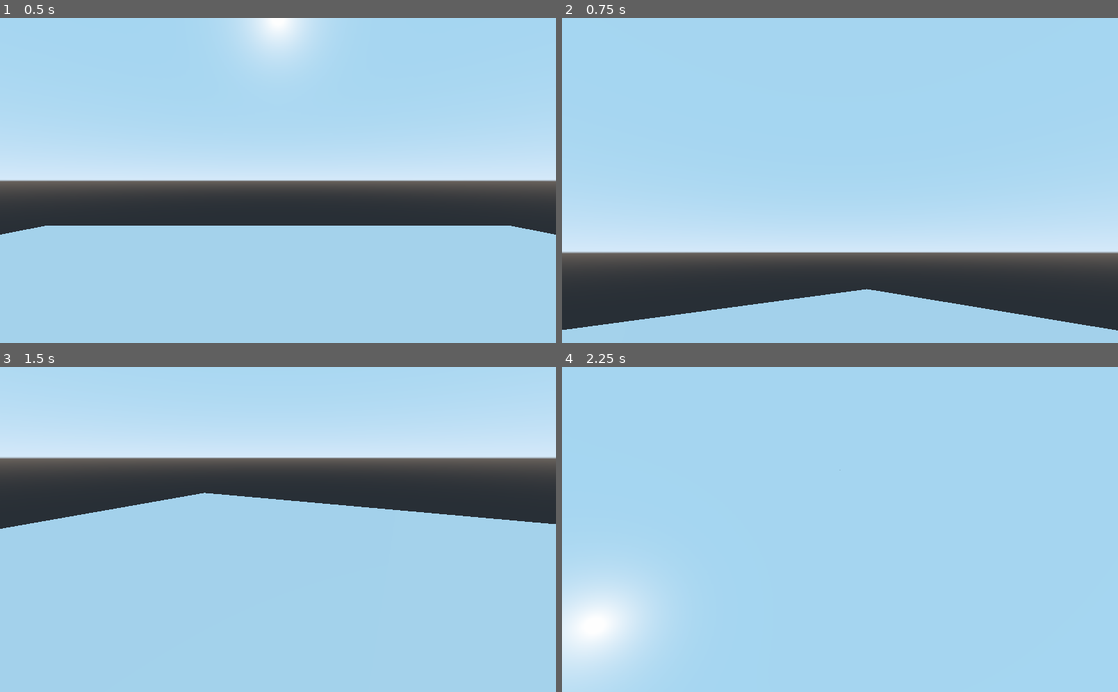
Above: before the commit, frames 1-4 (two rows, left to right).
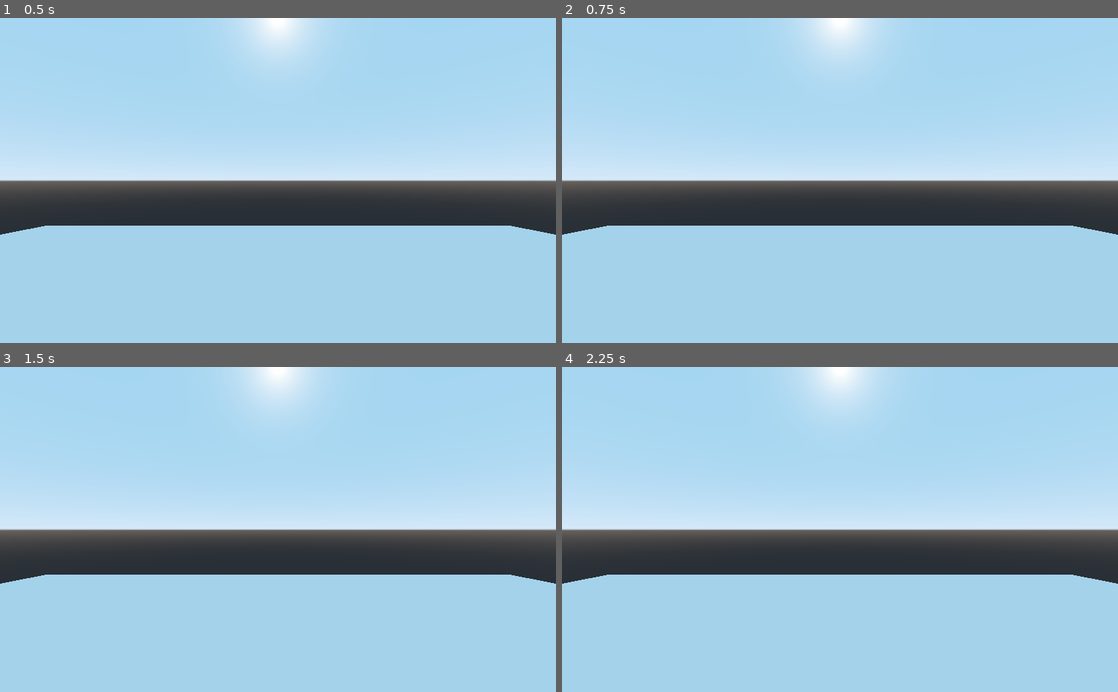
Above: after the commit, the same moments.

Repository: DefaultV/GodotServer
Game: Godot game, scene res://World.tscn
Same seed, same stepped clock (60 frames per second), same inputs: the game is played once before the commit and once after it.
Inputs (mouse positions are in pixels of both pictures, inside the frame that each line leads up to):
- Up to frame 1 (0.5 s): no input
- Up to frame 2 (0.75 s): tap Enter at 0.5 s; move the mouse to (962, 164) at 0.52 s; click (962, 164) at 0.67 s
- Up to frame 3 (1.5 s): tap Space at 1.25 s; move the mouse to (166, 545) at 1.27 s; click (166, 545) at 1.42 s
- Up to frame 4 (2.25 s): tap Enter at 2 s; move the mouse to (895, 458) at 2.02 s; click (895, 458) at 2.17 s

Frame 1 is identical in both runs. In frame 2, 48% of the frame differs, in the area x 0-100%, y 0-97%; in frame 3, 44%; in frame 4, 29%.

Commit message:
Player interactions

Diff:
--- a/Player.gd
+++ b/Player.gd
@@ -1,27 +1,44 @@
-extends Camera
+extends RigidBody
 
+export var speed = 0.1;
+export var rot_speed = 0.85;
+export var max_velocity = 0.4;
+export var mouse_sensitivity = Vector2(0.002, 0.003);
 
-# Declare member variables here. Examples:
-# var a = 2
-# var b = "text"
-
-var network;
+var velocity = Vector3.ZERO
+var anchor;
+var camera;
 # Called when the node enters the scene tree for the first time.
 func _ready():
-	network = get_node("/root/World/Network");
-	#Input.MOUSE_MODE_HIDDEN
-	Input.MOUSE_MODE_CAPTURED
+	anchor = get_node("Camera_anchor");
+	camera = get_node("Camera_anchor/Camera");
+	Input.set_mouse_mode(Input.MOUSE_MODE_CAPTURED);
 
 
 # Called every frame. 'delta' is the elapsed time since the previous frame.
-#func _process(delta):
-#	pass
+func _physics_process(delta):
+	get_input(delta)
+	if (velocity.length() >= max_velocity):
+		apply_central_impulse(velocity.normalized() * max_velocity);
+	else:
+		apply_central_impulse(velocity);
+
+func get_input(delta):
+	var vy = velocity.y
+	velocity = Vector3.ZERO
+	if Input.is_action_pressed("w"):
+		velocity += -anchor.transform.basis.z * speed;
+	if Input.is_action_pressed("s"):
+		velocity += anchor.transform.basis.z * speed;
+	if Input.is_action_pressed("d"):
+		velocity += anchor.transform.basis.x * speed;
+	if Input.is_action_pressed("a"):
+		velocity += -anchor.transform.basis.x * speed;
+	velocity.y = vy
 
 func _input(event):
-   # Mouse in viewport coordinates.
-	if event is InputEventMouseButton:
-		if event.pressed:
-			network.send("0Hello from Godot!");
-	elif event is InputEventMouseMotion:
-		get_parent().rotate_y(-event.relative.x * 0.01);
-		rotate_x(-event.relative.y * 0.01)
+	if event is InputEventMouseMotion:
+		anchor.rotate_y(-event.get_relative().x * mouse_sensitivity.x)
+		var camrotatey = -event.get_relative().y * mouse_sensitivity.y;
+		if (camera.rotation.x + camrotatey < 1.5 and camera.rotation.x + camrotatey > -1): #Radians
+			camera.rotate_x(camrotatey);
